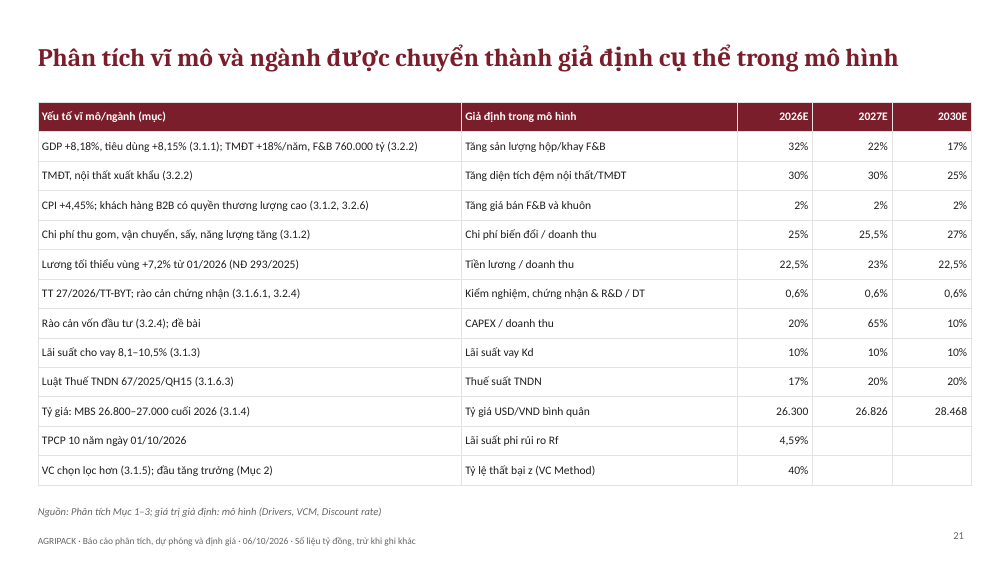
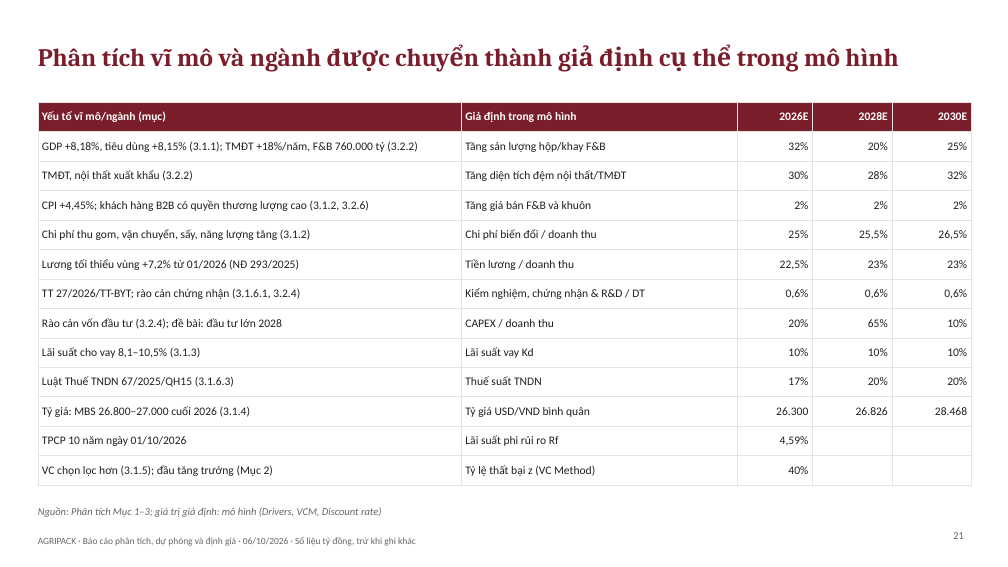
Before and after one commit to loc1706/CLAIDE-CFA, a slide deck: slide 21 of AgriPack_Slides_tom_tat.pptx. Drawn at 1008x567 pixels with LibreOffice and Linux fonts; fonts in the diff are those of the drawing. Boxes give left, top, right and bottom in pixels: in the first picture for what was removed or moved away, otherwise in the second. Text is boxed around its words. In the diff, an @@ line names an element or a change of style, - is before the commit and + after.

```diff
--- a/AgriPack_Slides_tom_tat.pptx
+++ b/AgriPack_Slides_tom_tat.pptx
@@ table at <box>38,102,972,480</box> @@
-row 1, column 4: 2027E
+row 1, column 4: 2028E
-row 2, column 4: 22%
+row 2, column 4: 20%
-row 2, column 5: 17%
+row 2, column 5: 25%
-row 3, column 4: 30%
+row 3, column 4: 28%
-row 3, column 5: 25%
+row 3, column 5: 32%
-row 5, column 5: 27%
+row 5, column 5: 26,5%
-row 6, column 5: 22,5%
+row 6, column 5: 23%
-row 8, column 1: Rào cản vốn đầu tư (3.2.4); đề bài
+row 8, column 1: Rào cản vốn đầu tư (3.2.4); đề bài: đầu tư lớn 2028
```
Also in this commit, not shown: 21 other slides changed, 1 other file.
